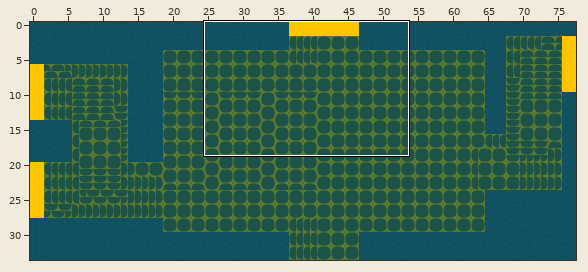
A Tiled map (JSON) gets an edit: public/assets/tilemaps/lobby.json. Above, an overview of the earlier version with the close-up marked.
Close-up. Before:
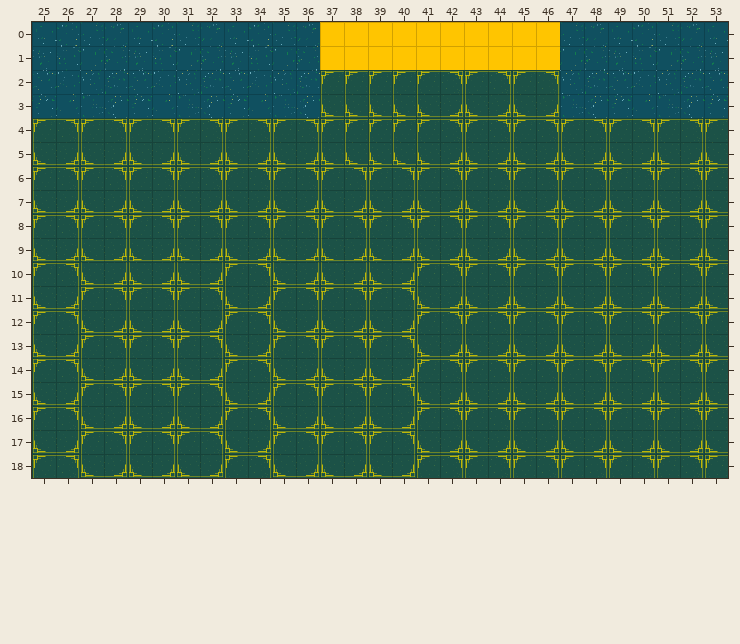
Cells are 32x32 px. Shown: x 25..53, y 0..18. The commit also changed other parts of the map, which this record leaves out.
After:
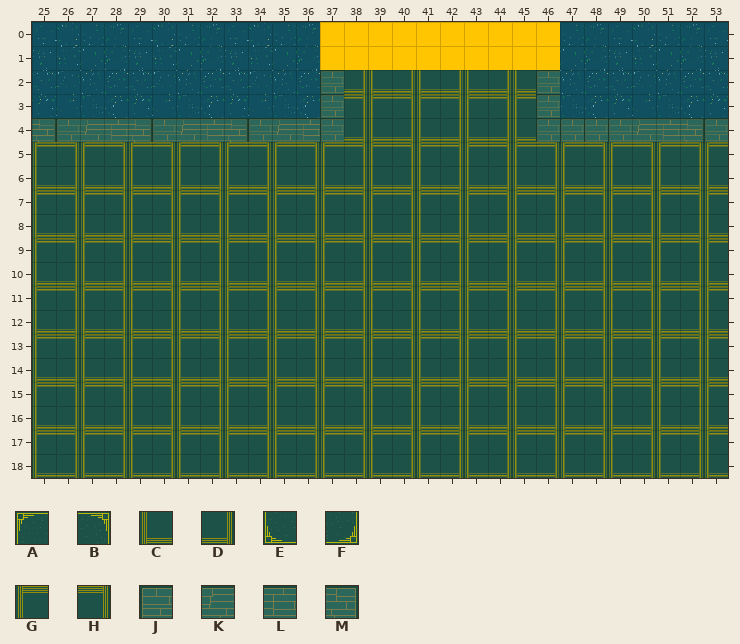
Key: from "floor": A 0, B 1, C 4, D 5, E 12, F 13, G 16, H 17; from "wall": J 0, K 1, L 2, M 3.
_ is an empty cell, # one hidden under a higher layer.
Diff:
Layer "floor":
y 2: x 37..46 AAAAABABAB -> #DCDCDCDC#
y 3: x 37..46 EEEEEFEFEF -> #HGHGHGHG#
y 4: x 25..53 ABABABABABABAAAAABABABABABABA -> #############DCDCDCDC########
y 5: x 25..53 EFEFEFEFEFEFEEEEEFEFEFEFEFEFE -> GHGHGHGHGHGHGHGHGHGHGHGHGHGHG
y 6: x 25..53 ABABABABABABABABABABABABABABA -> CDCDCDCDCDCDCDCDCDCDCDCDCDCDC
y 7: x 25..53 EFEFEFEFEFEFEFEFEFEFEFEFEFEFE -> GHGHGHGHGHGHGHGHGHGHGHGHGHGHG
y 8: x 25..53 ABABABABABABABABABABABABABABA -> CDCDCDCDCDCDCDCDCDCDCDCDCDCDC
y 9: x 25..53 EFEFEFEFEFEFEFEFEFEFEFEFEFEFE -> GHGHGHGHGHGHGHGHGHGHGHGHGHGHG
y 10: x 25..53 ABEFEFEFABEFEFEFABABABABABABA -> CDCDCDCDCDCDCDCDCDCDCDCDCDCDC
y 11: x 25..53 EFABABABEFABABABEFEFEFEFEFEFE -> GHGHGHGHGHGHGHGHGHGHGHGHGHGHG
y 12: x 25..53 ABEFEFEFABEFEFEFABABABABABABA -> CDCDCDCDCDCDCDCDCDCDCDCDCDCDC
y 13: x 25..53 EFABABABEFABABABEFEFEFEFEFEFE -> GHGHGHGHGHGHGHGHGHGHGHGHGHGHG
y 14: x 25..53 ABEFEFEFABEFEFEFABABABABABABA -> CDCDCDCDCDCDCDCDCDCDCDCDCDCDC
y 15: x 25..53 EFABABABEFABABABEFEFEFEFEFEFE -> GHGHGHGHGHGHGHGHGHGHGHGHGHGHG
y 16: x 25..53 ABEFEFEFABEFEFEFABABABABABABA -> CDCDCDCDCDCDCDCDCDCDCDCDCDCDC
y 17: x 25..53 EFABABABEFABABABEFEFEFEFEFEFE -> GHGHGHGHGHGHGHGHGHGHGHGHGHGHG
y 18: x 25..53 ABEFEFEFABEFEFEFABABABABABABA -> CDCDCDCDCDCDCDCDCDCDCDCDCDCDC
Layer "wall":
y 2..3: x 37 _ -> J; x 46 _ -> J
y 4: x 25..37 _____________ -> MJKLMJKLMJKLJ; x 46..53 ________ -> JJJJKLMJ
Boxes around the changes in both close-ups, in picture pixels (x1, y1, x2, y2):
changed: (32, 70, 728, 478)
